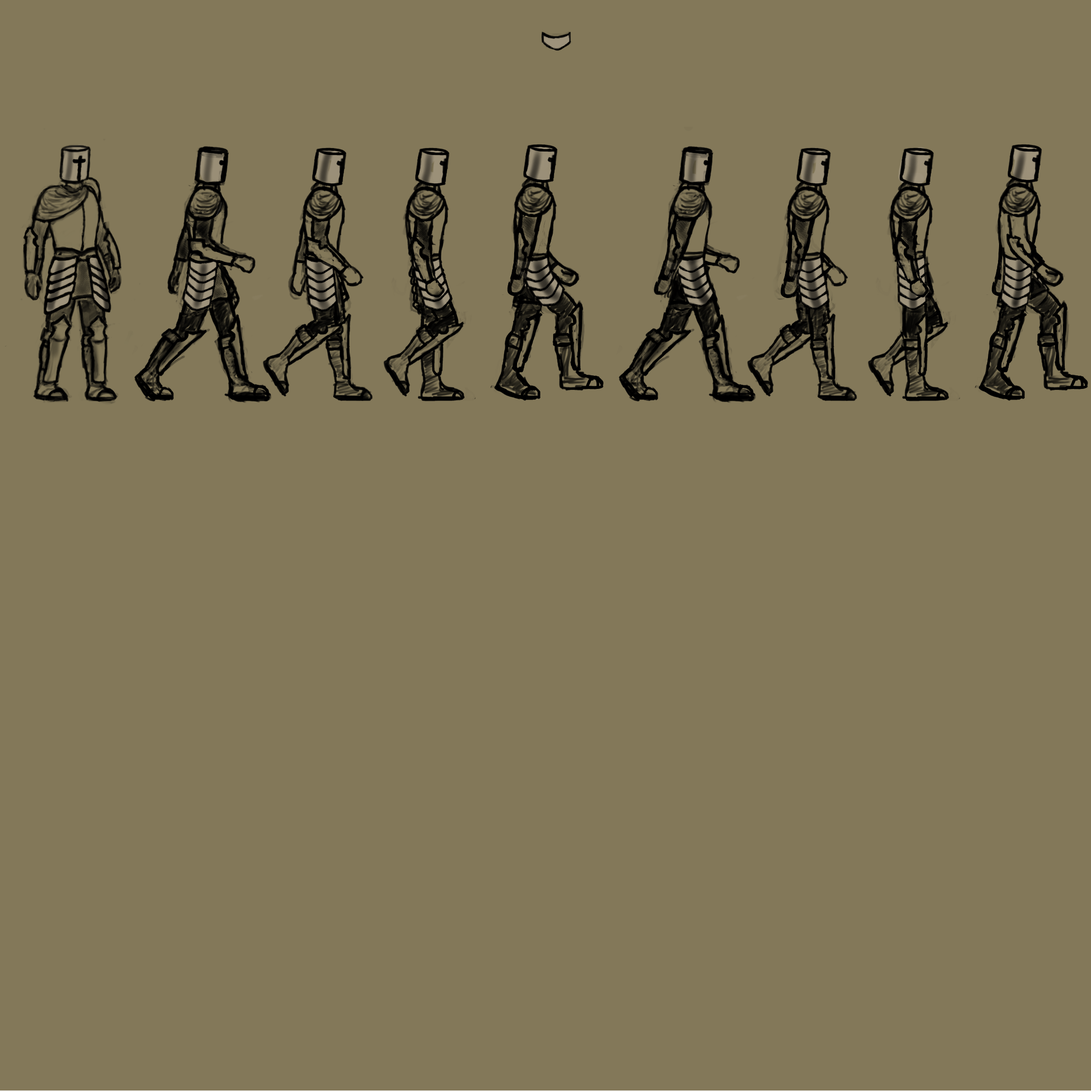
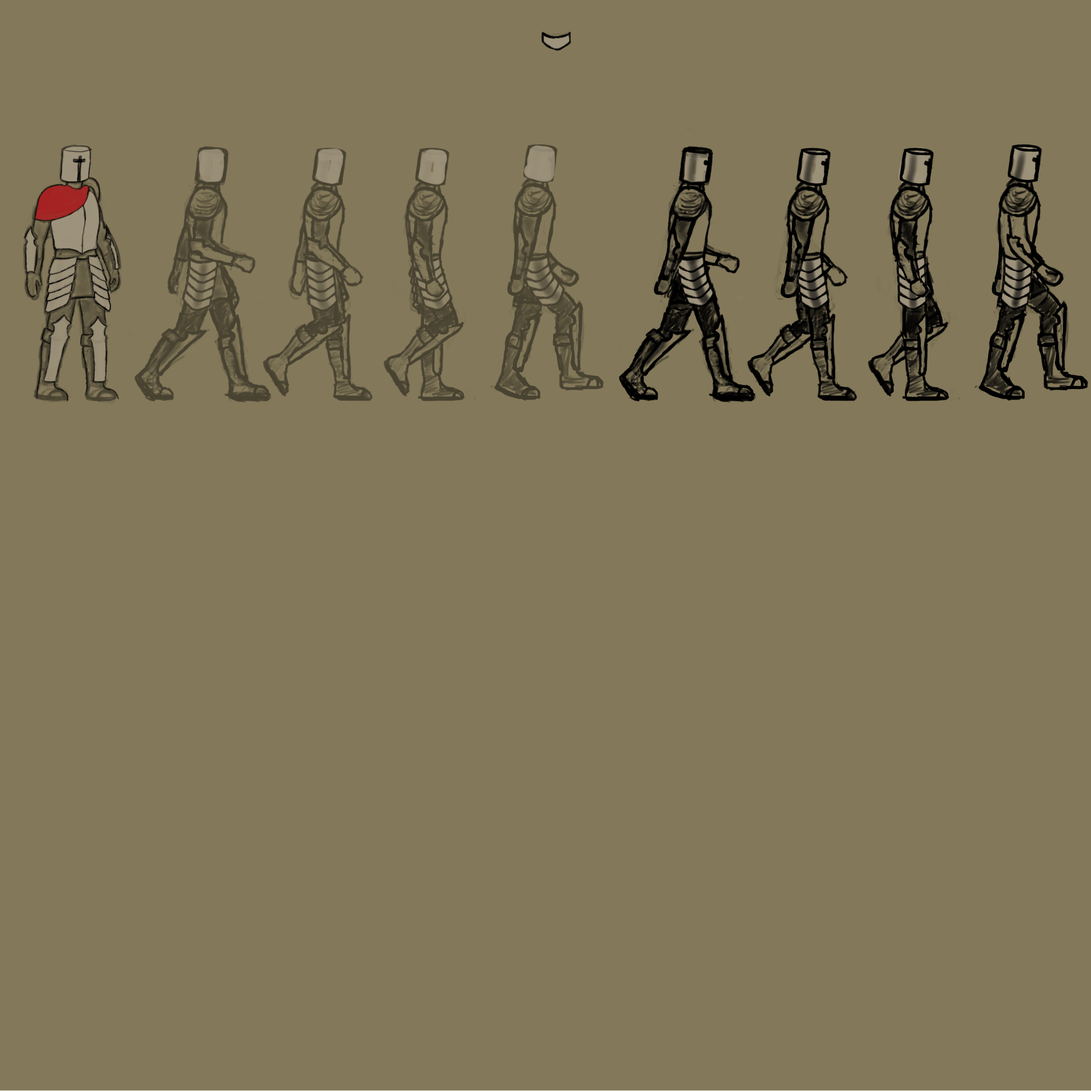
Layered file, before and after one edit (1091×1091). Changes by layer:
added layer "Layer" above "Color" over [23, 144, 121, 402]
moved "Color" above "Pasted Layer", painted on it over [21, 144, 604, 386]
"Pasted Layer": opacity 100% → 45%, painted on it over [5, 128, 604, 405]
